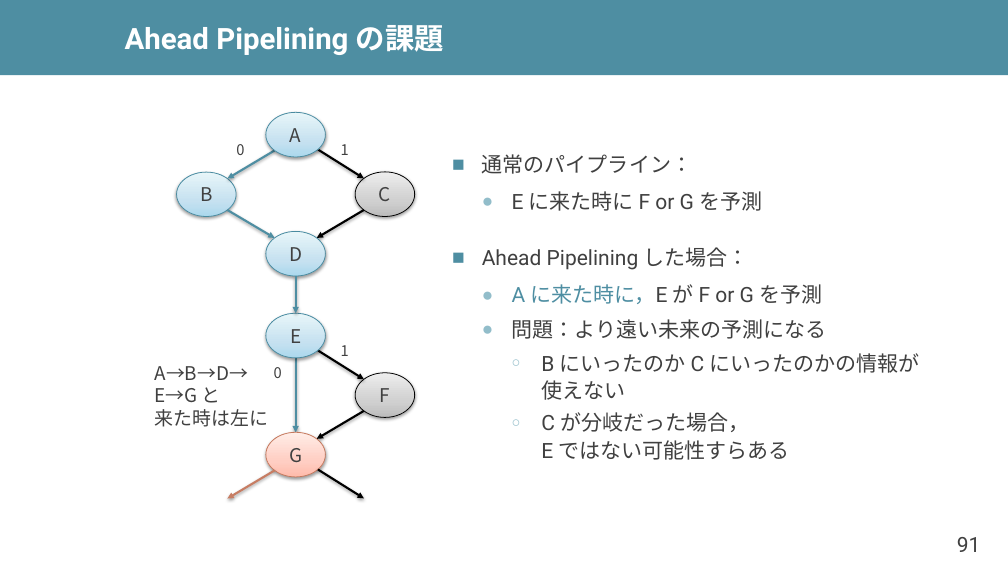
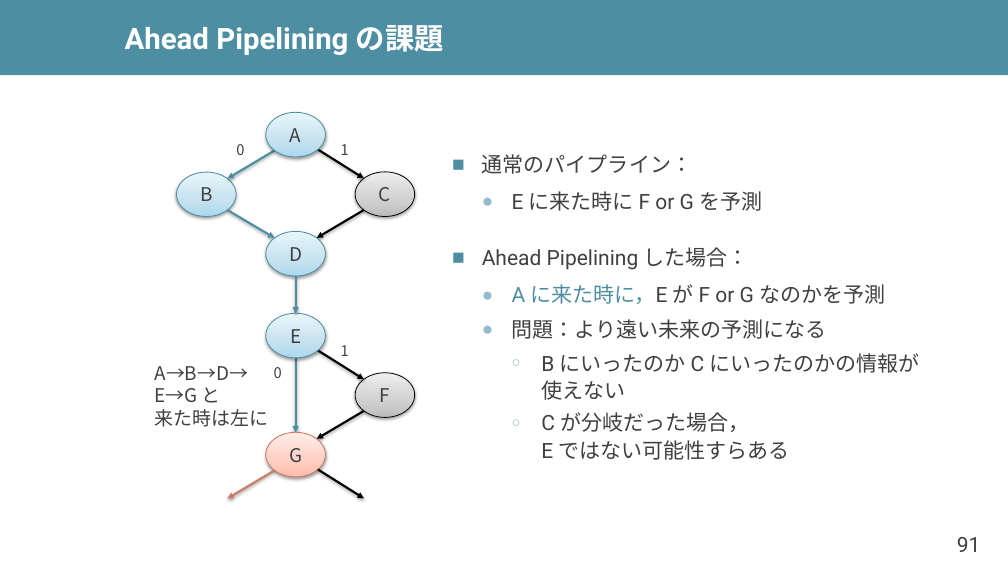
Before and after one commit to shioyadan/advanced-computer-organization, a slide deck: slide 91 of aco-shioya-06.pptx. Drawn at 1008x567 pixels with LibreOffice and Linux fonts; fonts in the diff are those of the drawing. Boxes give left, top, right and bottom in pixels: in the first picture for what was removed or moved away, otherwise in the second. Text is boxed around its words. In the diff, an @@ line names an element or a change of style, - is before the commit and + after.

```diff
--- a/aco-shioya-06.pptx
+++ b/aco-shioya-06.pptx
@@ text at (512, 284, 885, 304): text changed @@
-  ● A に来た時に，E が F or G を予測
+  ● A に来た時に，E が F or G なのかを予測
```
Also in this commit, not shown: 2 other files.
